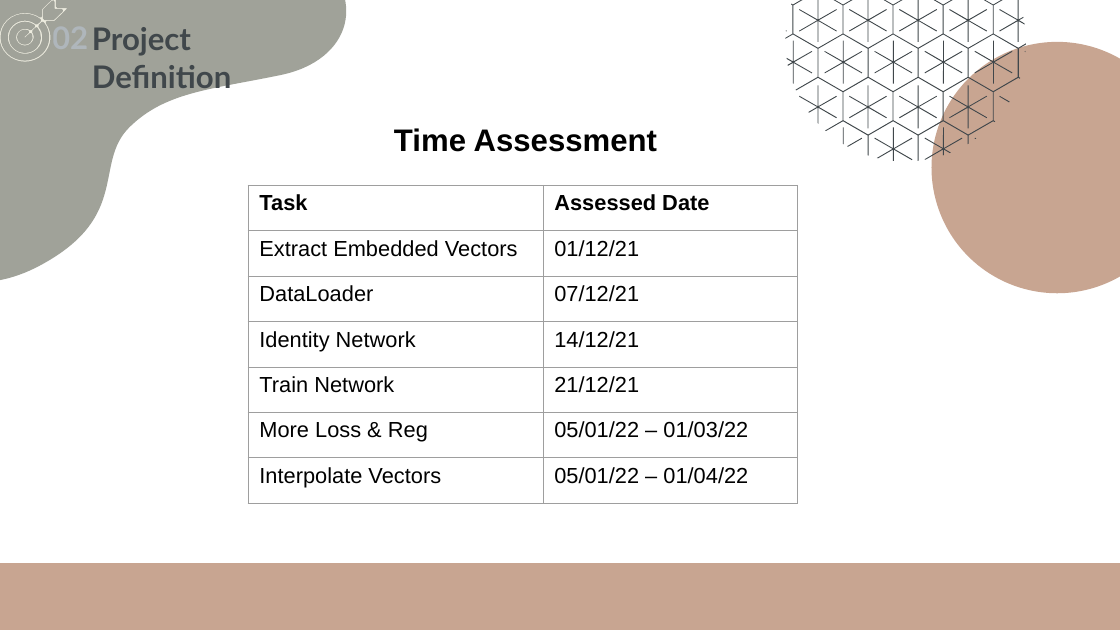
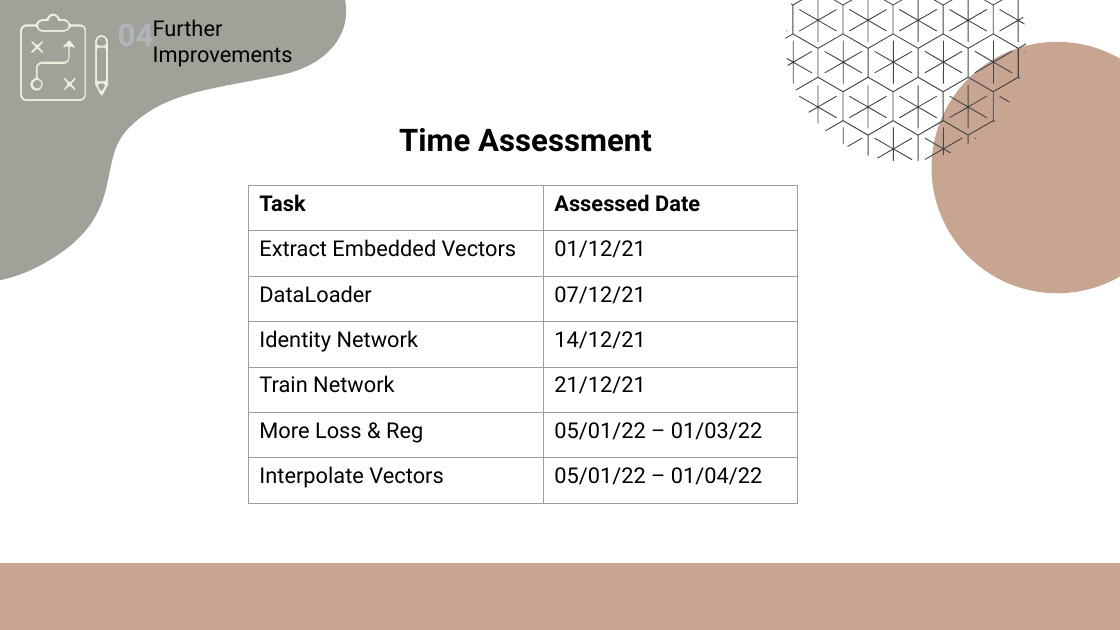
Before and after one commit to kariander1/FaceRecognition, a slide deck: slide 38 of Final Presentation.pptx (slide 23 before the commit). Drawn at 1120x630 pixels with LibreOffice and Linux fonts; fonts in the diff are those of the drawing. Boxes give left, top, right and bottom in pixels: in the first picture for what was removed or moved away, otherwise in the second. Text is boxed around its words. In the diff, an @@ line names an element or a change of style, - is before the commit and + after.

Commit message:
Added scheduler and breakdown of losses. Revived project on remote machine

```diff
--- a/Final Presentation.pptx
+++ b/Final Presentation.pptx
@@ freeform shape: place and size @@
-freeform shape at [0,0,69,64]
+freeform shape at [19,12,88,103]
@@ text removed at [52,19,88,56] @@
-02
@@ text removed at [92,27,232,93] @@
-Project Definition
@@ text added at [118,14,154,55], 20 pt, text #AFB6BB, bold @@
+04
@@ text added at [153,19,293,67], 14 pt, text #000000 @@
+Further Improvements
@@ group added at [29,34,110,97]: 4 freeform shapes @@
@@ text "Time Assessment" at [399,128,652,152]: font Arial to Roboto @@
@@ table at [249,186,797,504] @@
@@ font Arial to Roboto @@
```
Also in this commit, not shown: 30 other slides changed, 4 slides added, 2 slides removed, 3 other files.
